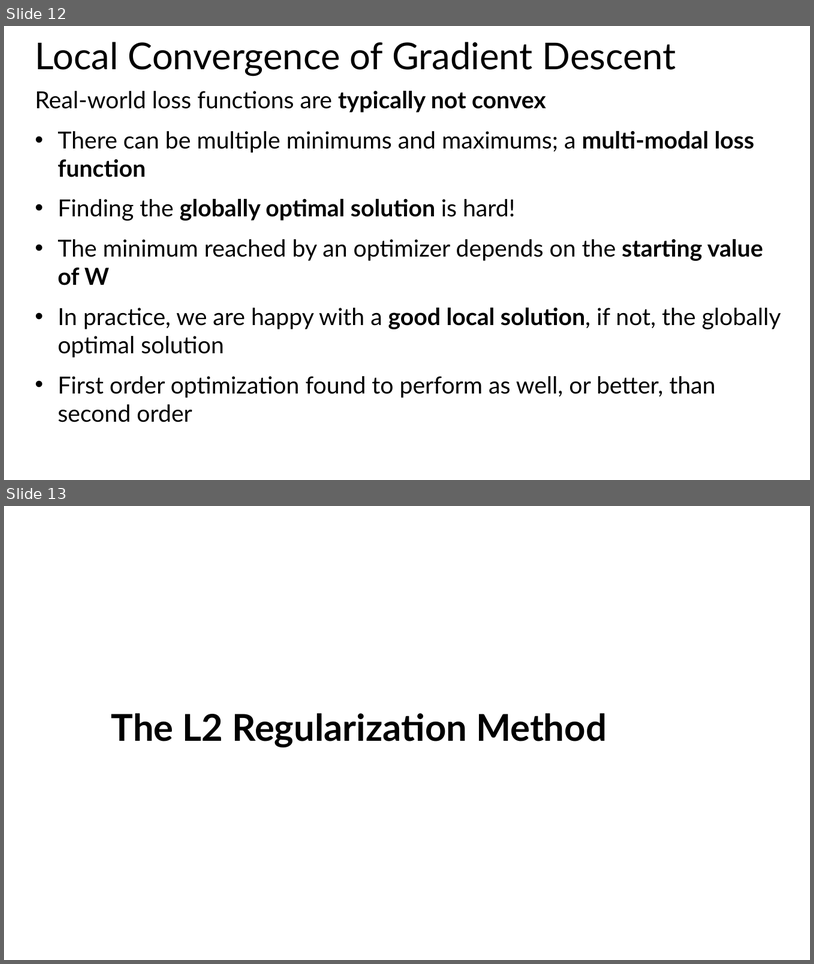
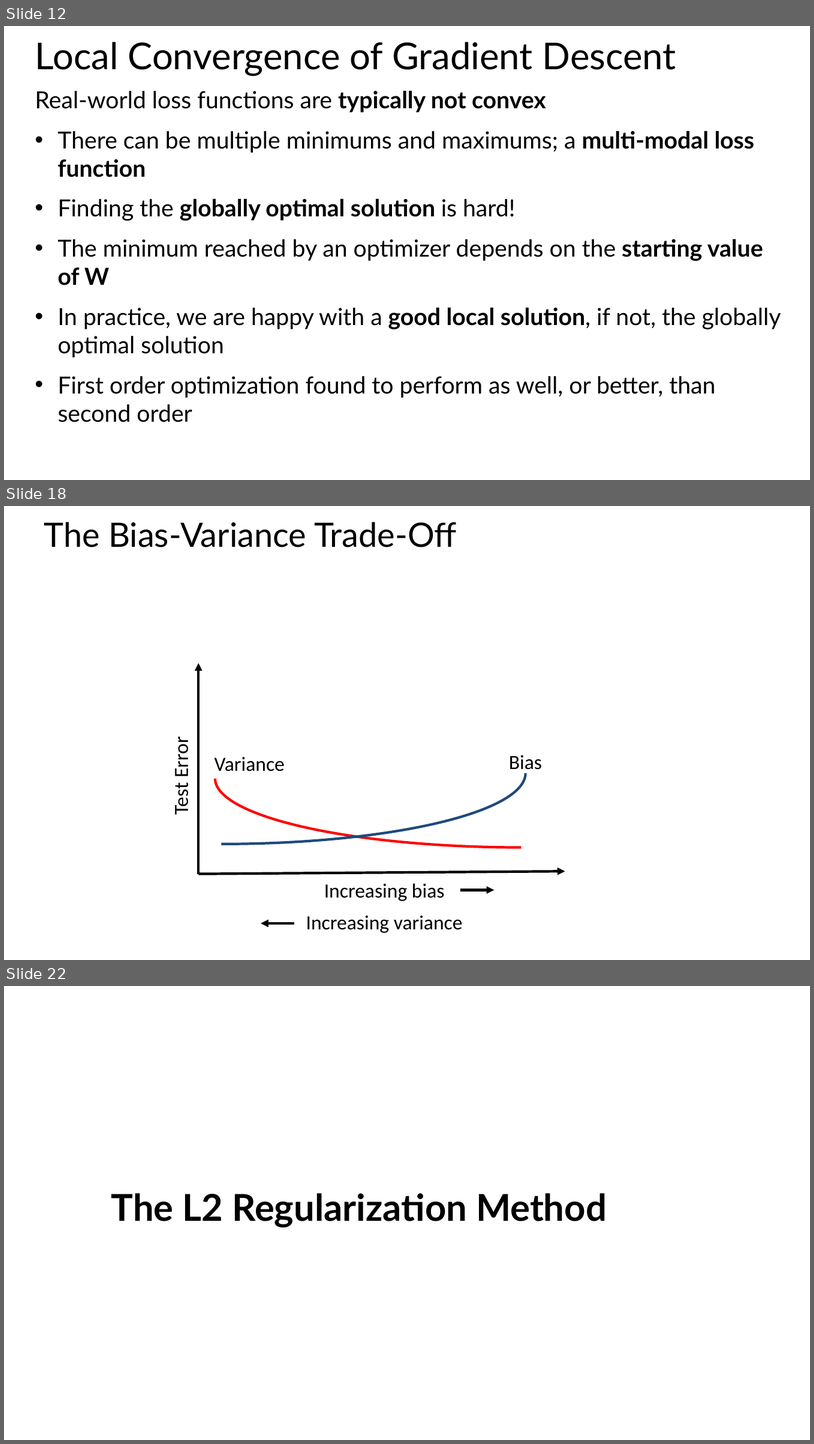
Before and after one commit to StephenElston/MachineLearning530, a slide deck: Lesson4/4_OptimizationRegularization.pptx. Shown one above the other, each under a label of ours: slides 12 and 13 before the commit, slides 12, 18 and 22 after it; the slides between them are not shown. The pictures are 814x964 and 814x1444 pixels, drawn with LibreOffice and Linux fonts; fonts in the diff are those of the drawing. Boxes give left, top, right and bottom in pixels: in the first picture for what was removed or moved away, otherwise in the second. Text is boxed around its words. In the diff, an @@ line names an element or a change of style, - is before the commit and + after.

```diff
--- a/Lesson4/4_OptimizationRegularization.pptx
+++ b/Lesson4/4_OptimizationRegularization.pptx
@@ slide 18 added at (x1=4, y1=506, x2=810, y2=960), background #FFFFFF @@
@@ title added at (x1=44, y1=522, x2=457, y2=547), 40 pt, text #000000 @@
+The Bias-Variance Trade-Off
@@ arrow added from (199, 874) to (199, 663), #000000 3 pt @@
@@ arc (boxed as its full ellipse) added at (x1=4, y1=703, x2=525, y2=844), outline #1F497D 3 pt @@
@@ arc (boxed as its full ellipse) added at (x1=215, y1=710, x2=810, y2=848), outline #FF0000 3 pt @@
@@ text added at (x1=169, y1=740, x2=194, y2=814), 24 pt, text #000000 @@
+Test Error
@@ text added at (x1=215, y1=757, x2=285, y2=771), 24 pt, text #000000 @@
+Variance
@@ text added at (x1=509, y1=755, x2=542, y2=774), 24 pt, text #000000 @@
+Bias
@@ arrow added from (199, 874) to (566, 871), #000000 3 pt @@
@@ text added at (x1=324, y1=883, x2=445, y2=901), 24 pt, text #000000 @@
+Increasing bias
@@ arrow added from (461, 889) to (495, 889), #000000 3 pt @@
@@ text added at (x1=306, y1=915, x2=463, y2=933), 24 pt, text #000000 @@
+Increasing variance
@@ arrow added from (294, 923) to (261, 923), #000000 3 pt @@
@@ what was slide 13 is now slide 22 @@
```
Also in this commit, not shown: 9 other slides added.
